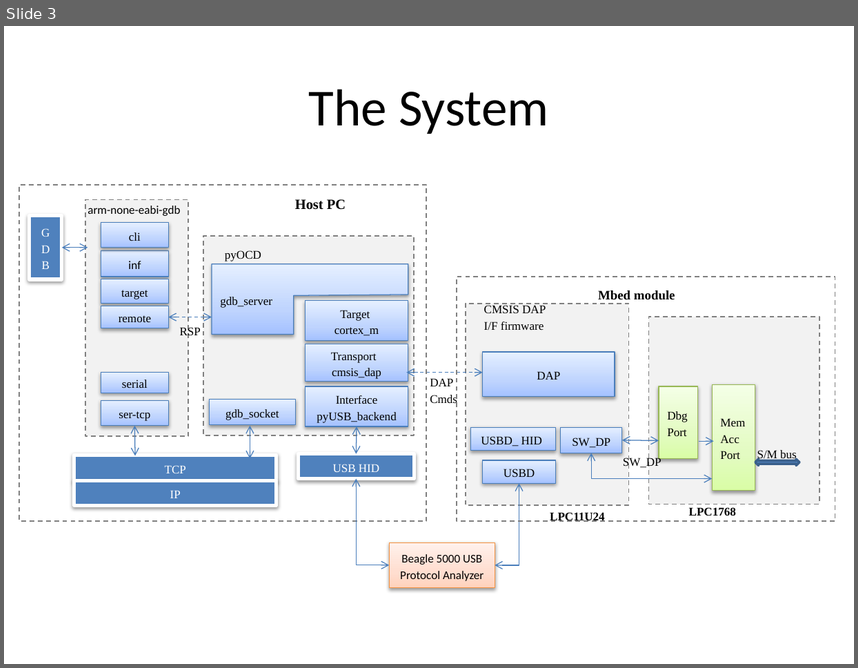
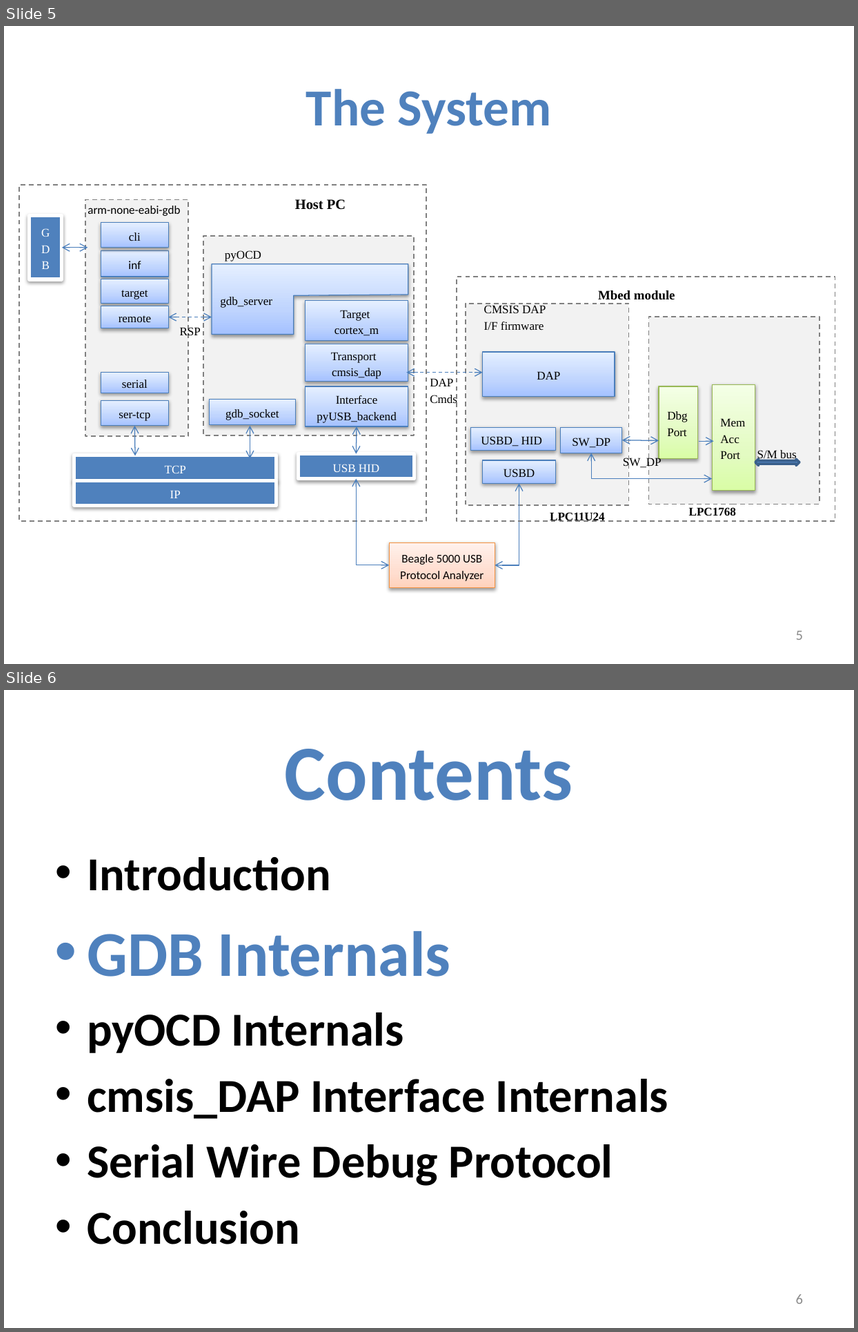
Before and after one commit to kripa15/EmbFW_HW, a slide deck: ThesisReport/StepCommand_ReportPresentation.pptx. Shown one above the other, each under a label of ours: slide 3 before the commit, slides 5 and 6 after it. The pictures are 858x668 and 858x1332 pixels, drawn with LibreOffice and Linux fonts; fonts in the diff are those of the drawing. Boxes give left, top, right and bottom in pixels: in the first picture for what was removed or moved away, otherwise in the second. Text is boxed around its words. In the diff, an @@ line names an element or a change of style, - is before the commit and + after.

```diff
--- a/ThesisReport/StepCommand_ReportPresentation.pptx
+++ b/ThesisReport/StepCommand_ReportPresentation.pptx
@@ slide 6 added at (4, 690, 854, 1328), background #FFFFFF @@
@@ title added at (285, 749, 573, 800), 66 pt, text #4F81BD, bold @@
+Contents
@@ text added at (87, 857, 668, 1244), 40 pt, text #000000, bold @@
+• Introduction
+• GDB Internals
+• pyOCD Internals
+• cmsis_DAP Interface Internals
+• Serial Wire Debug Protocol
+• Conclusion
@@ page number added at (796, 1294, 803, 1303), 12 pt, text #8C8C8C @@
+6
@@ what was slide 3 is now slide 5 @@
@@ slide 5 changed as well @@
@@ text "The System" at (306, 89, 552, 134): text colour #000000 to #4F81BD, bold on @@
@@ page number added at (796, 630, 803, 639), 12 pt, text #8C8C8C @@
+5
```
Also in this commit, not shown: 10 other slides changed, 10 other slides added, 6 slides removed.
